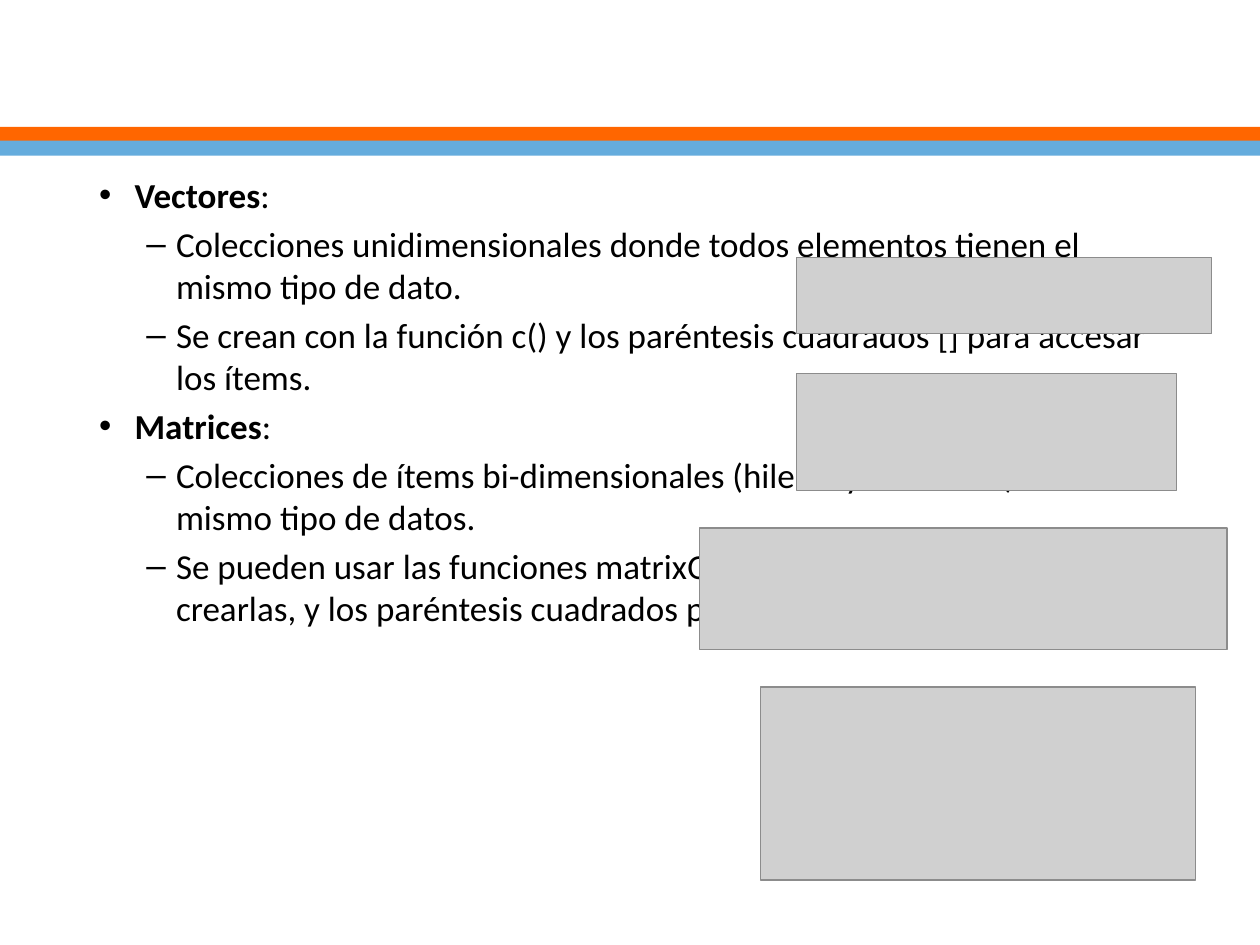
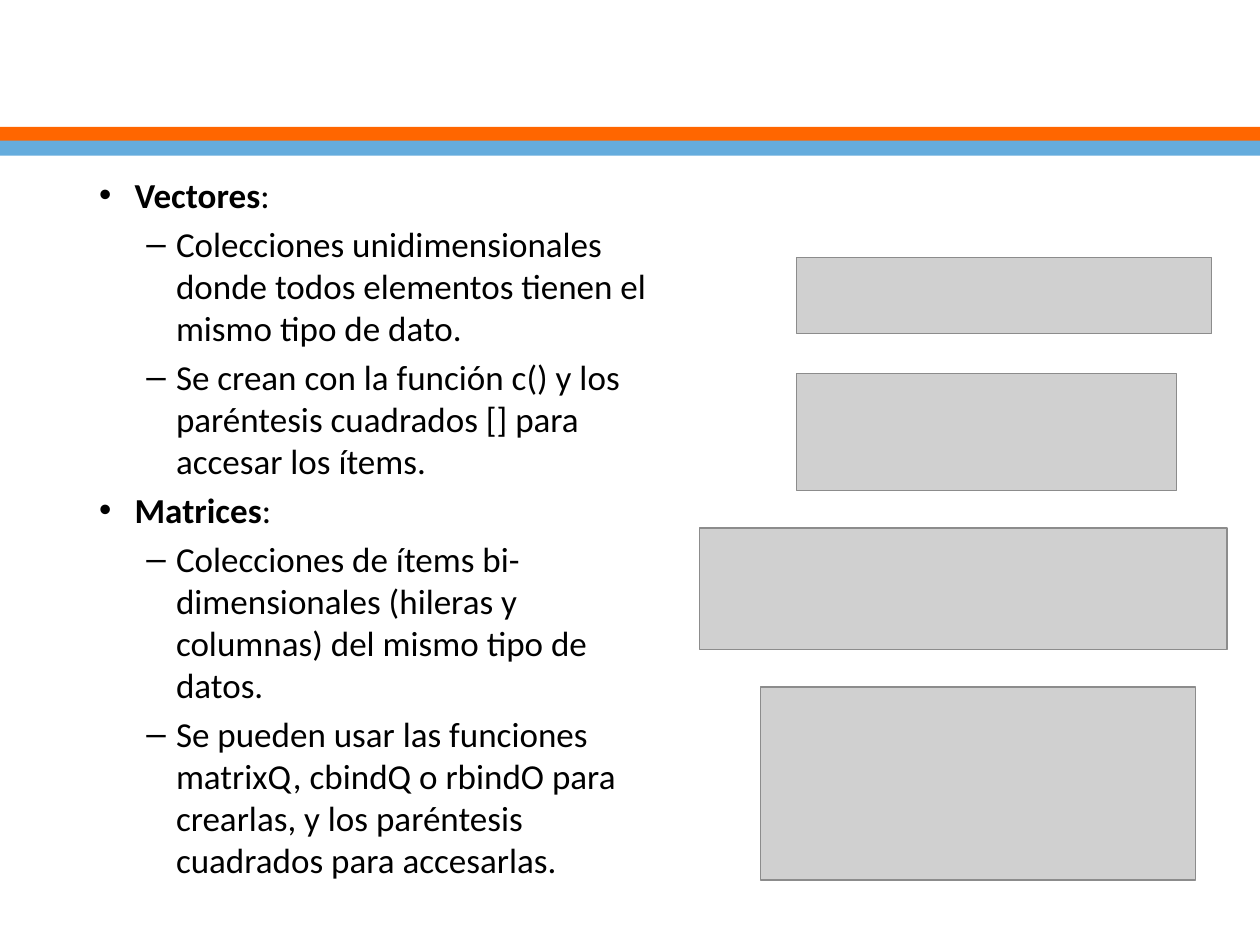
Before and after one commit to ejimenezdelgado/mineria_datos_lunes_3_2018, a slide deck: slide 14 of clase 7/clase 7.pptx. Drawn at 1260x945 pixels with LibreOffice and Linux fonts; fonts in the diff are those of the drawing; grey boxes stand for pictures; background and template pictures are left out. Boxes give left, top, right and bottom in pixels: in the first picture for what was removed or moved away, otherwise in the second. Text is boxed around its words. In the diff, an @@ line names an element or a change of style, - is before the commit and + after.

```diff
--- a/clase 7/clase 7.pptx
+++ b/clase 7/clase 7.pptx
@@ text "Vectores:" rewrapped from (x1=135, y1=185, x2=1145, y2=630) to (x1=135, y1=185, x2=645, y2=837) @@
```
Also in this commit, not shown: 4 other slides changed, 8 other files.
